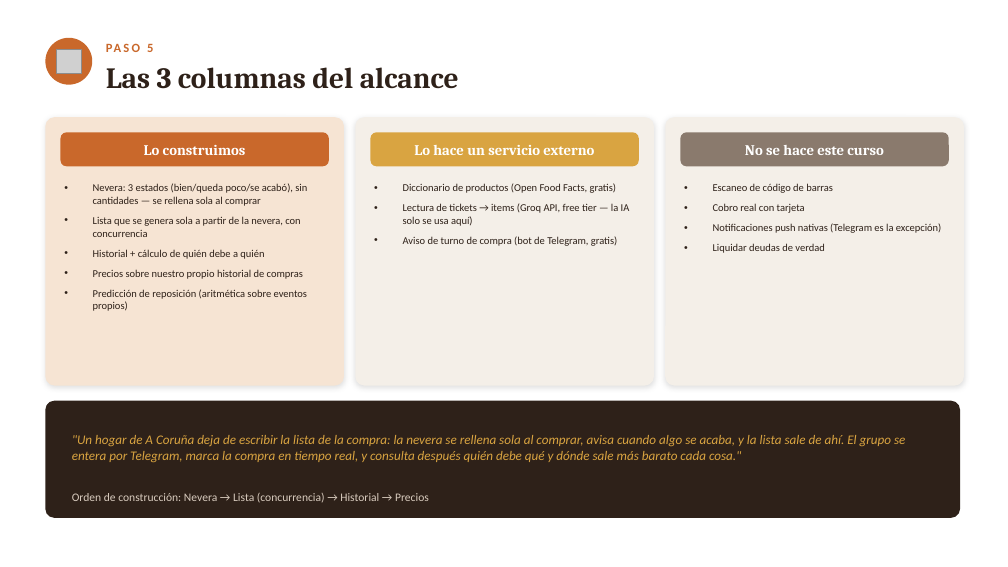
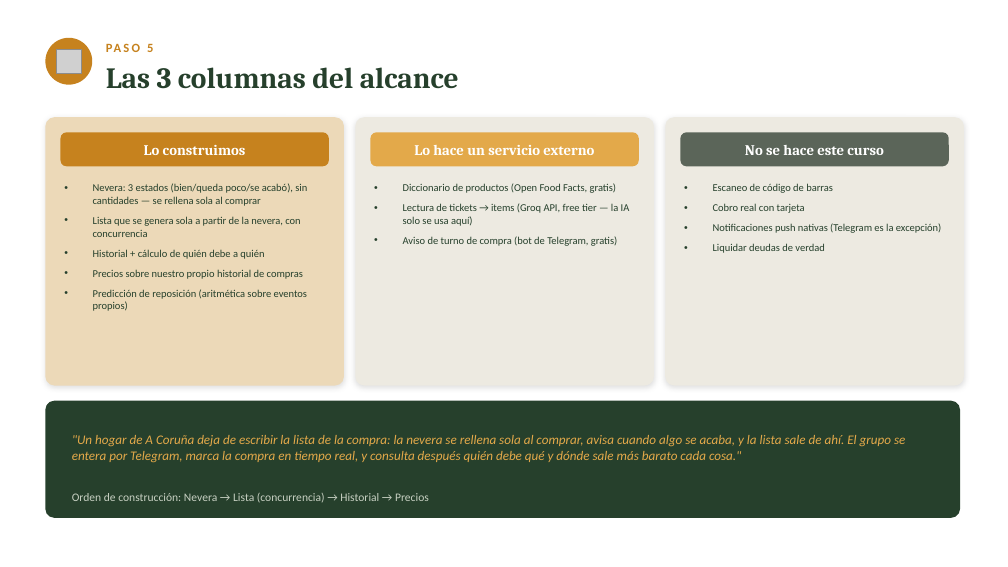
Before and after one commit to lagoanadia/Larder, a slide deck: slide 12 of docs/larder-presentacion.pptx. Drawn at 1008x567 pixels with LibreOffice and Linux fonts; fonts in the diff are those of the drawing; grey boxes stand for pictures. Boxes give left, top, right and bottom in pixels: in the first picture for what was removed or moved away, otherwise in the second. Text is boxed around its words. In the diff, an @@ line names an element or a change of style, - is before the commit and + after.

```diff
--- a/docs/larder-presentacion.pptx
+++ b/docs/larder-presentacion.pptx
@@ ellipse at (x1=45, y1=38, x2=92, y2=85): fill #C9682B to #C6821E @@
@@ text "PASO 5" at (x1=147, y1=44, x2=153, y2=52): text colour #C9682B to #C6821E @@
@@ rounded rectangle at (x1=45, y1=117, x2=344, y2=386): fill #F6E4D3 to #ECD9B8 @@
@@ rounded rectangle at (x1=355, y1=117, x2=654, y2=386): fill #F4EFE8 to #EDEAE1 @@
@@ rounded rectangle at (x1=665, y1=117, x2=964, y2=386): fill #F4EFE8 to #EDEAE1 @@
@@ rounded rectangle at (x1=60, y1=132, x2=329, y2=166): fill #C9682B to #C6821E @@
@@ rounded rectangle at (x1=681, y1=132, x2=949, y2=166): fill #8A7A6D to #5B6559 @@
@@ text colour #2E2119 to #26402C in 4 elements at (x1=106, y1=67, x2=459, y2=89), (x1=93, y1=183, x2=307, y2=311), (x1=403, y1=183, x2=630, y2=246), (x1=713, y1=183, x2=941, y2=253) @@
@@ rounded rectangle at (x1=45, y1=401, x2=960, y2=518): fill #2E2119 to #26402C @@
@@ text ""Un hogar de A Coruña ..." at (x1=72, y1=435, x2=905, y2=462): text colour #D9A441 to #E3A94A @@
@@ text "Orden de construcción: Nevera → ..." at (x1=72, y1=493, x2=429, y2=503): text colour #D8CBBE to #C7D0C2 @@
```
Also in this commit, not shown: 13 other slides changed.
